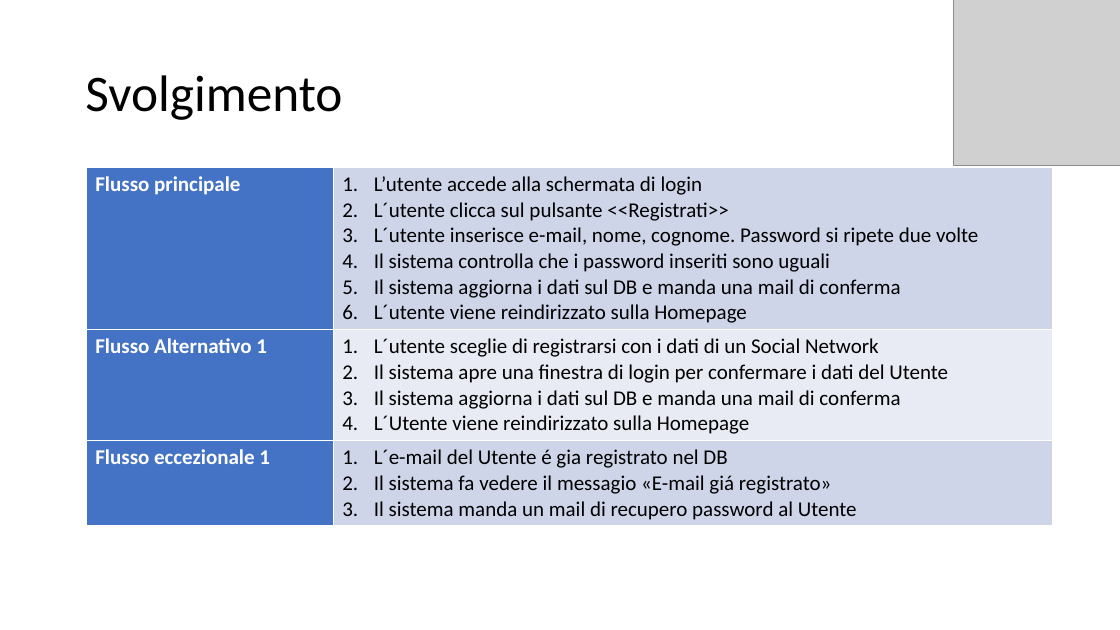
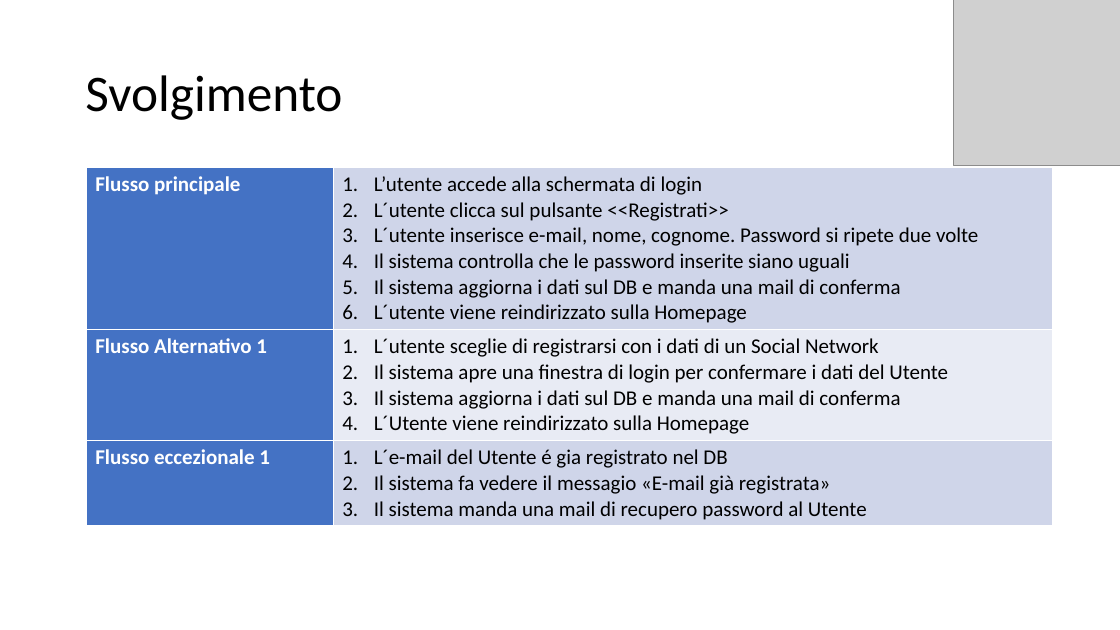
Before and after one commit to itsar19-20/gas, a slide deck: slide 4 of docs/analisi/Template use case/Template Use Case - Registrazione.pptx. Drawn at 1120x630 pixels with LibreOffice and Linux fonts; fonts in the diff are those of the drawing; grey boxes stand for pictures. Boxes give left, top, right and bottom in pixels: in the first picture for what was removed or moved away, otherwise in the second. Text is boxed around its words. In the diff, an @@ line names an element or a change of style, - is before the commit and + after.

```diff
--- a/docs/analisi/Template use case/Template Use Case - Registrazione.pptx
+++ b/docs/analisi/Template use case/Template Use Case - Registrazione.pptx
@@ table at bbox=[87, 167, 1054, 524] @@
-row 1, column 2: L’utente accede alla schermata di login / L´utente clicca sul pulsante <<Registrati>> / L´utente inserisce e-mail, nome, cognome. Password si ripete due volte / Il sistema controlla che i password inseriti sono uguali / Il sistema aggiorna i dati sul DB e manda una mail di conferma / L´utente viene reindirizzato sulla Homepage
+row 1, column 2: L’utente accede alla schermata di login / L´utente clicca sul pulsante <<Registrati>> / L´utente inserisce e-mail, nome, cognome. Password si ripete due volte / Il sistema controlla che le password inserite siano uguali / Il sistema aggiorna i dati sul DB e manda una mail di conferma / L´utente viene reindirizzato sulla Homepage
-row 3, column 2: L´e-mail del Utente é gia registrato nel DB / Il sistema fa vedere il messagio «E-mail giá registrato» / Il sistema manda un mail di recupero password al Utente
+row 3, column 2: L´e-mail del Utente é gia registrato nel DB / Il sistema fa vedere il messagio «E-mail già registrata» / Il sistema manda una mail di recupero password al Utente
```
Also in this commit, not shown: 6 other files.
